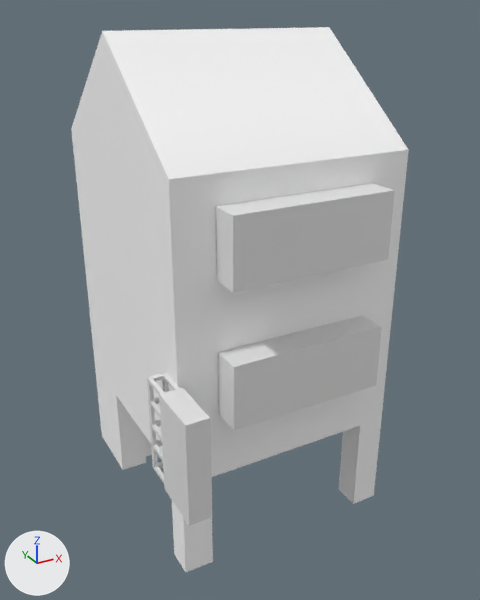
The FBX model Assets/Art/Modles/house/House_4.fbx: old version first, new version second.
Both versions are drawn from a 50 mm camera at (-5.79, -11.27, 9.75) aimed at (0.01, -0.72, 4.48). Every picture has the same lights, and +X, +Y and +Z are marked at lower left. The older version comes first. Where no turn or scale is listed for an object, it has been applied to the vertices.
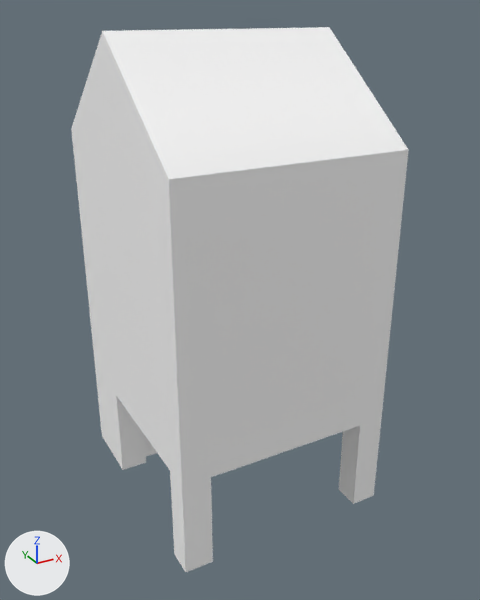
Boxes (x1, y1, x2, y2) around the edits, measured in the pictures (480 x 600 px):
'Cube.001', deleted
    before: (216, 183, 395, 293)
'Cube', deleted
    before: (218, 316, 382, 430)
'Cube.062', deleted
    before: (159, 388, 212, 526)
'Cube.018', deleted
    before: (147, 372, 179, 483)

What changed in the scene script:
```text
Remove ob_cube_001:
    ob_cube_001 = bpy.data.objects.new('Cube.001', me_cube_006)
    ob_cube_001.location = (0.12, -2.78, 6.4)
Remove ob_cube_062:
    ob_cube_062 = bpy.data.objects.new('Cube.062', me_cube_029)
    ob_cube_062.location = (-2.22, -3.12, 3.15)
Remove ob_cube:
    ob_cube = bpy.data.objects.new('Cube', me_cube_005)
    ob_cube.location = (0.12, -2.78, 3.9)
Remove ob_cube_018:
    ob_cube_018 = bpy.data.objects.new('Cube.018', me_cube_024)
    ob_cube_018.location = (-2.15, -2.34, 2.72)
    ob_cube_018.rotation_euler = (-3.142, 0.0, 1.571)  # degrees (-180, 0, 90)
    ob_cube_018.scale = (-0.346, -0.0344, -0.0329)
```
